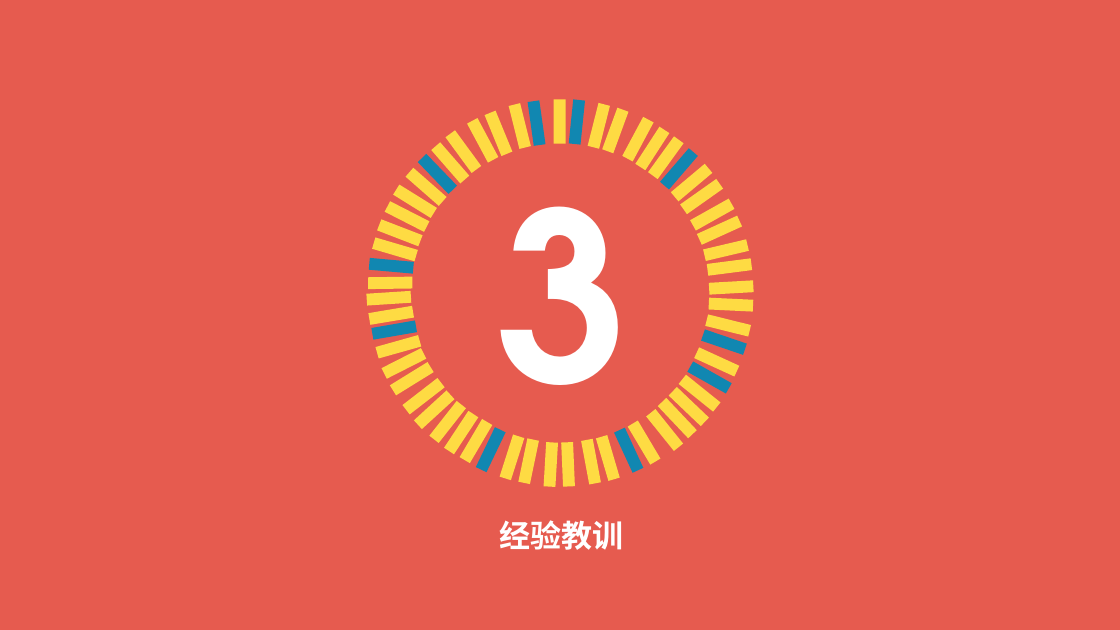
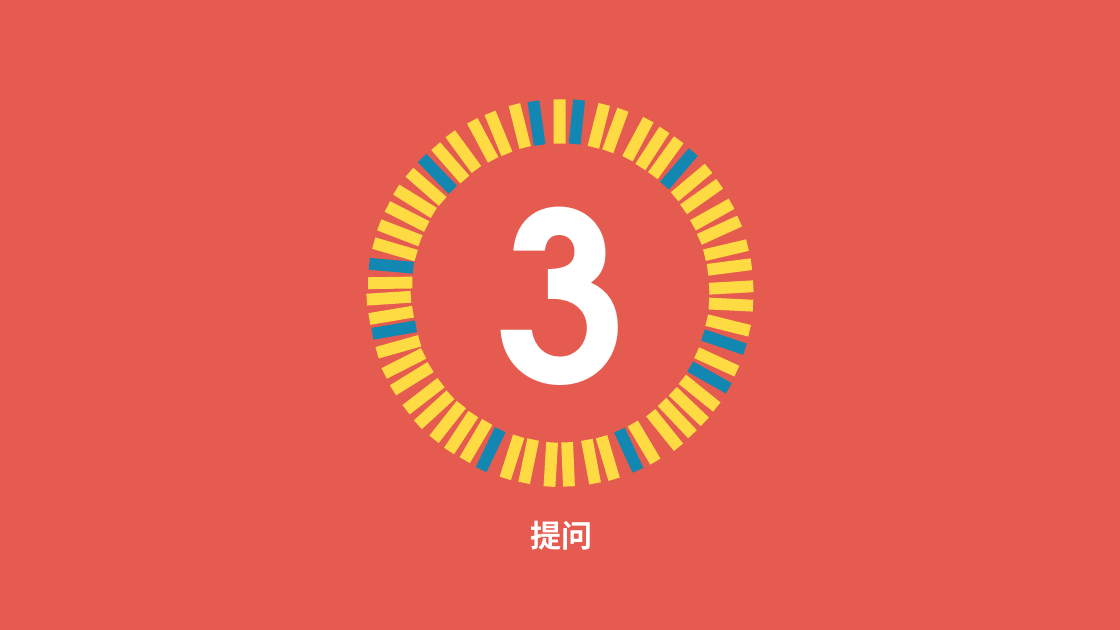
Before and after one commit to shangzhaoxiaozi/PRD-21, a slide deck: slide 29 of 非受控文档/PPT/界面原型.pptx (slide 7 before the commit). Drawn at 1120x630 pixels with LibreOffice and Linux fonts; fonts in the diff are those of the drawing. Boxes give left, top, right and bottom in pixels: in the first picture for what was removed or moved away, otherwise in the second. Text is boxed around its words. In the diff, an @@ line names an element or a change of style, - is before the commit and + after.

```diff
--- a/非受控文档/PPT/界面原型.pptx
+++ b/非受控文档/PPT/界面原型.pptx
@@ text at (x1=530, y1=520, x2=592, y2=550): text changed @@
-经验教训
+提问
```
Also in this commit, not shown: 6 other slides changed, 31 slides added, 6 slides removed, 20 other files.
